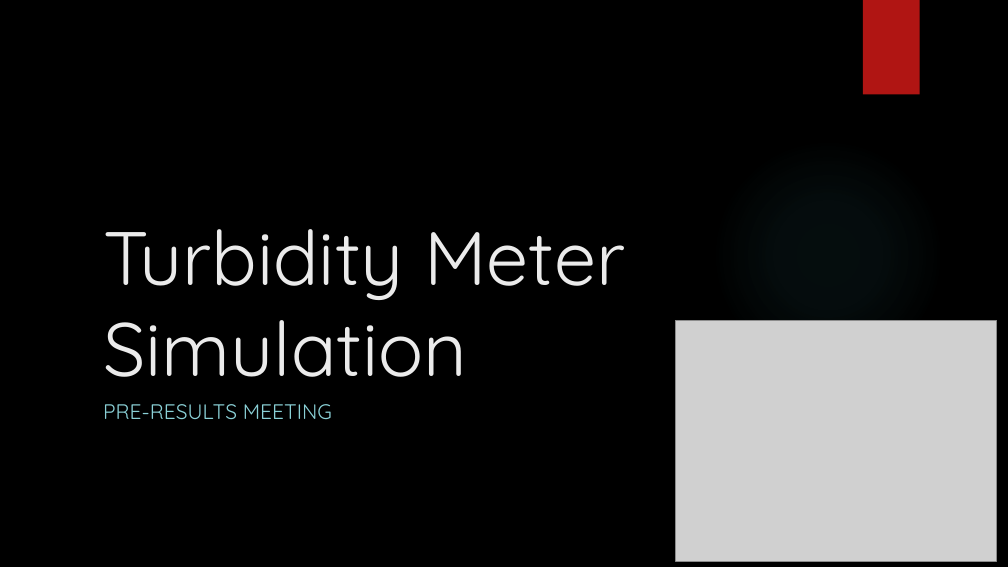
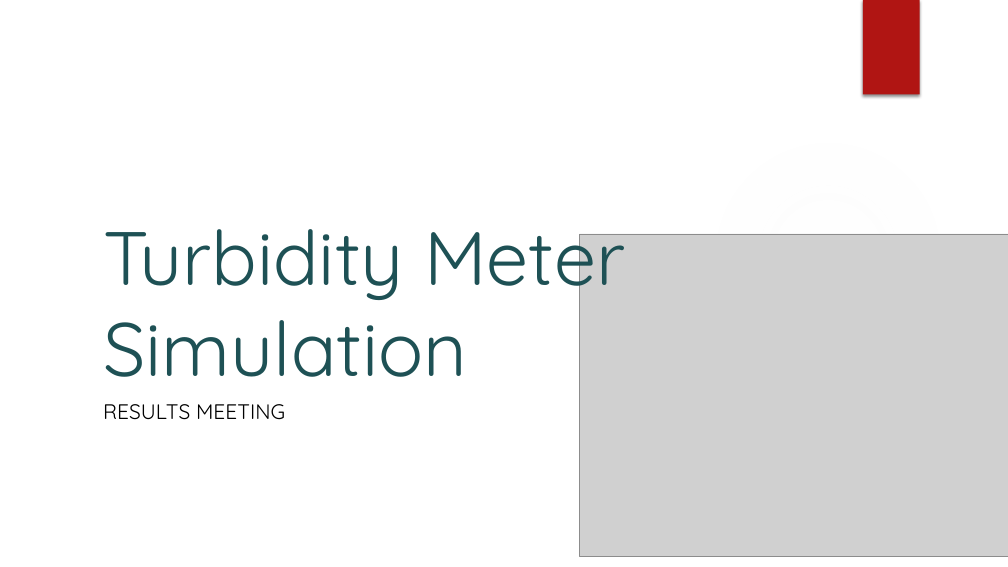
Before and after one commit to KAANVOLKAN05/GPGPU_Research, a slide deck: slide 1 of TurbidityMeterStudy/MonteCarloProj/Presentation for West River.pptx. Drawn at 1008x567 pixels with LibreOffice and Linux fonts; fonts in the diff are those of the drawing; grey boxes stand for pictures; background and template pictures are left out. Boxes give left, top, right and bottom in pixels: in the first picture for what was removed or moved away, otherwise in the second. Text is boxed around its words. In the diff, an @@ line names an element or a change of style, - is before the commit and + after.

```diff
--- a/TurbidityMeterStudy/MonteCarloProj/Presentation for West River.pptx
+++ b/TurbidityMeterStudy/MonteCarloProj/Presentation for West River.pptx
@@ background picture (left out) to #FFFFFF @@
@@ title "Turbidity Meter Simulation" at <box>103,229,625,377</box>: text colour #EBEBEB to #1E5155 @@
@@ ellipse at <box>712,138,944,371</box>: fill gradient #50B9C1 to gradient #F3F3F3 @@
@@ picture: place and size @@
-picture at <box>676,321,997,561</box>
+picture at <box>580,234,1008,556</box>
@@ subtitle at <box>103,404,285,420</box>: text changed; text colour #8AD0D6 to #000000 @@
-PRE-RESULTS MEETING
+RESULTS MEETING
```
Also in this commit, not shown: 24 other slides changed, 19 slides added, 1 slide removed.
